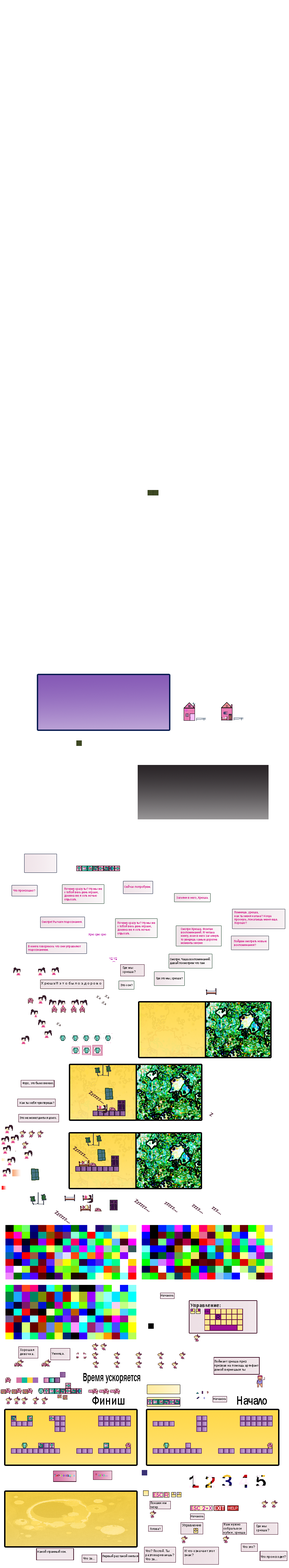
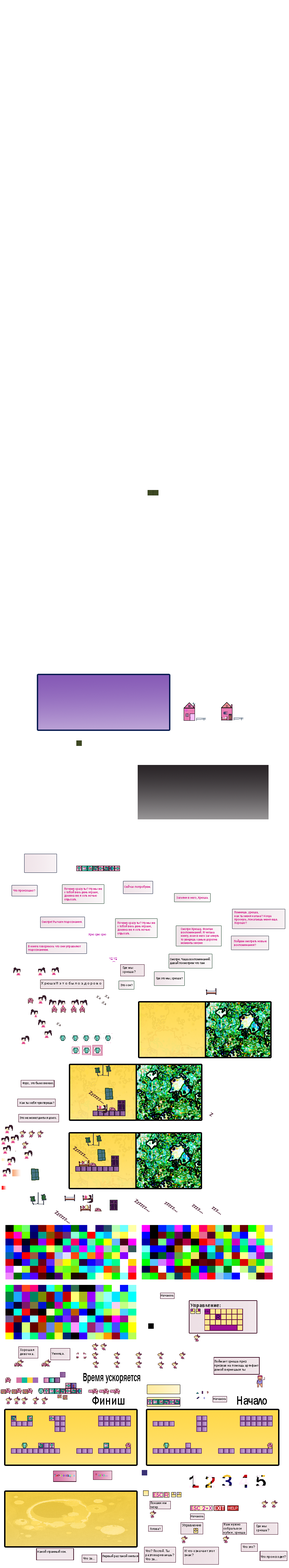
Before/after of a 289px x 1568px layered artwork. What changed in the layer stack:
painted on "Слой 13" over (72, 1382, 77, 1388)
painted on "Слой 12" over (70, 1382, 77, 1389)
removed layer "Сейчас попробуем." over (70, 1382, 77, 1389)
"Слой 11": opacity 52% → 100%, moved it above "Фон", painted on it over (70, 1382, 77, 1389)
